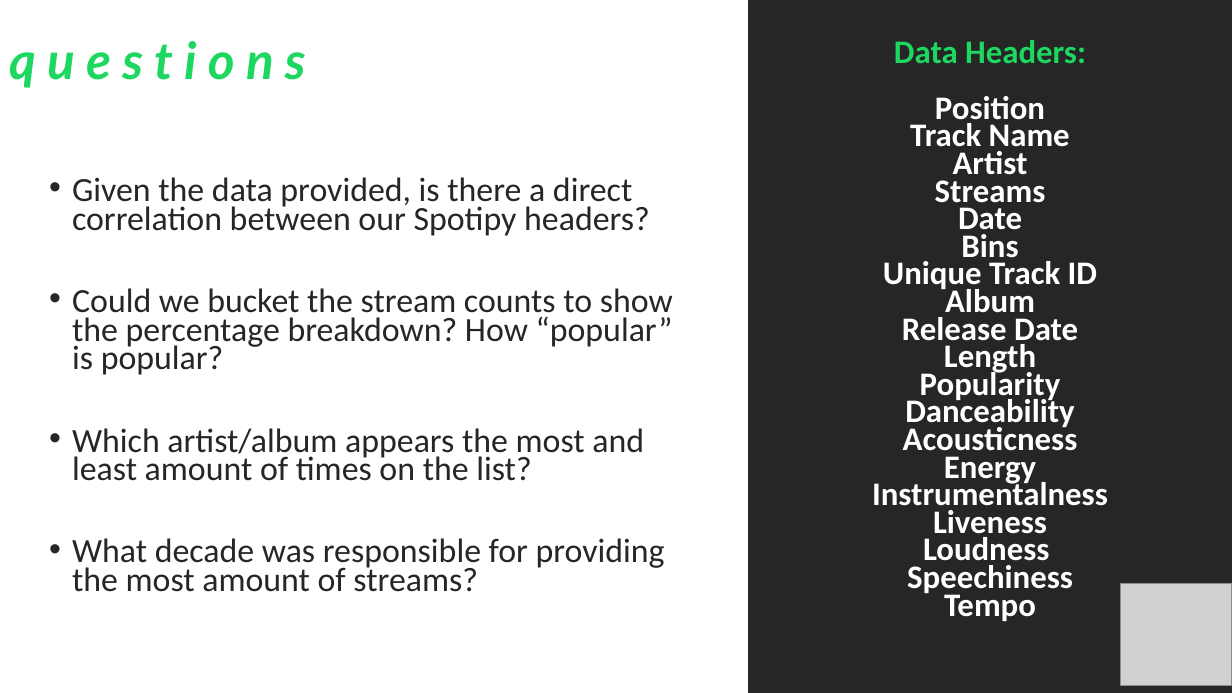
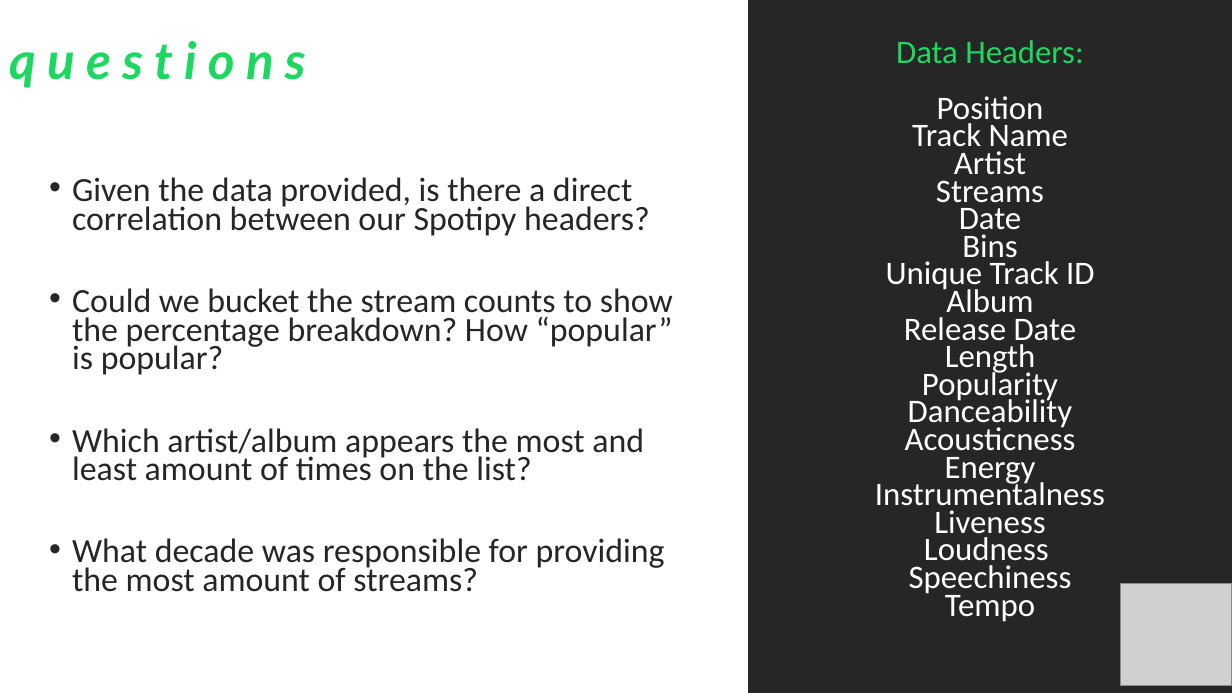
Before and after one commit to iastanehasl/Project-One, a slide deck: slide 3 of Spotipy Presentation 10.27.pptx. Drawn at 1232x693 pixels with LibreOffice and Linux fonts; fonts in the diff are those of the drawing; grey boxes stand for pictures. Boxes give left, top, right and bottom in pixels: in the first picture for what was removed or moved away, otherwise in the second. Text is boxed around its words. In the diff, an @@ line names an element or a change of style, - is before the commit and + after.

```diff
--- a/Spotipy Presentation 10.27.pptx
+++ b/Spotipy Presentation 10.27.pptx
@@ text "Data Headers:" at box(875, 40, 1105, 622): bold off @@
```
Also in this commit, not shown: 9 other slides changed, 4 slides added, 1 other file.
